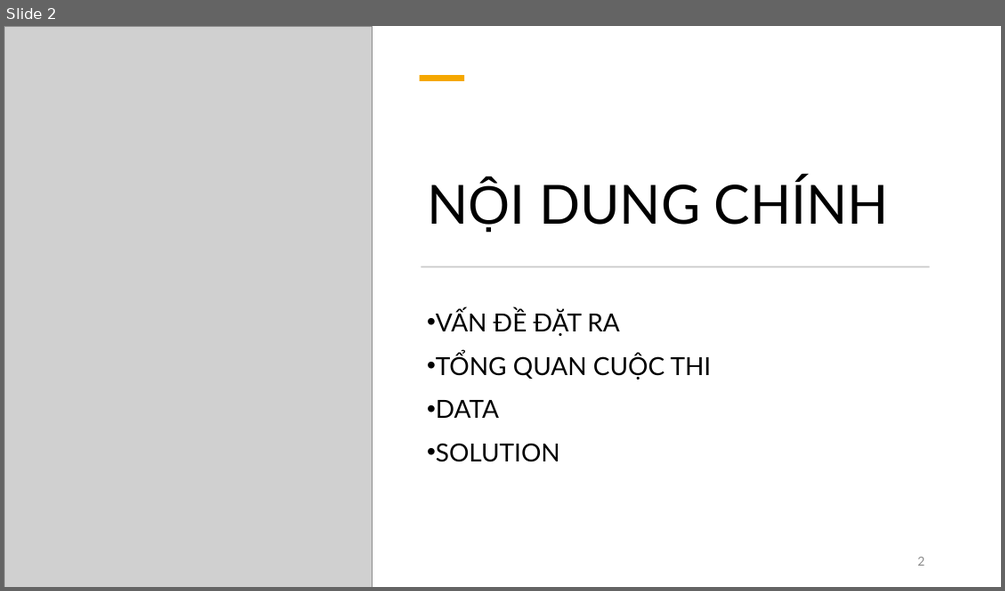
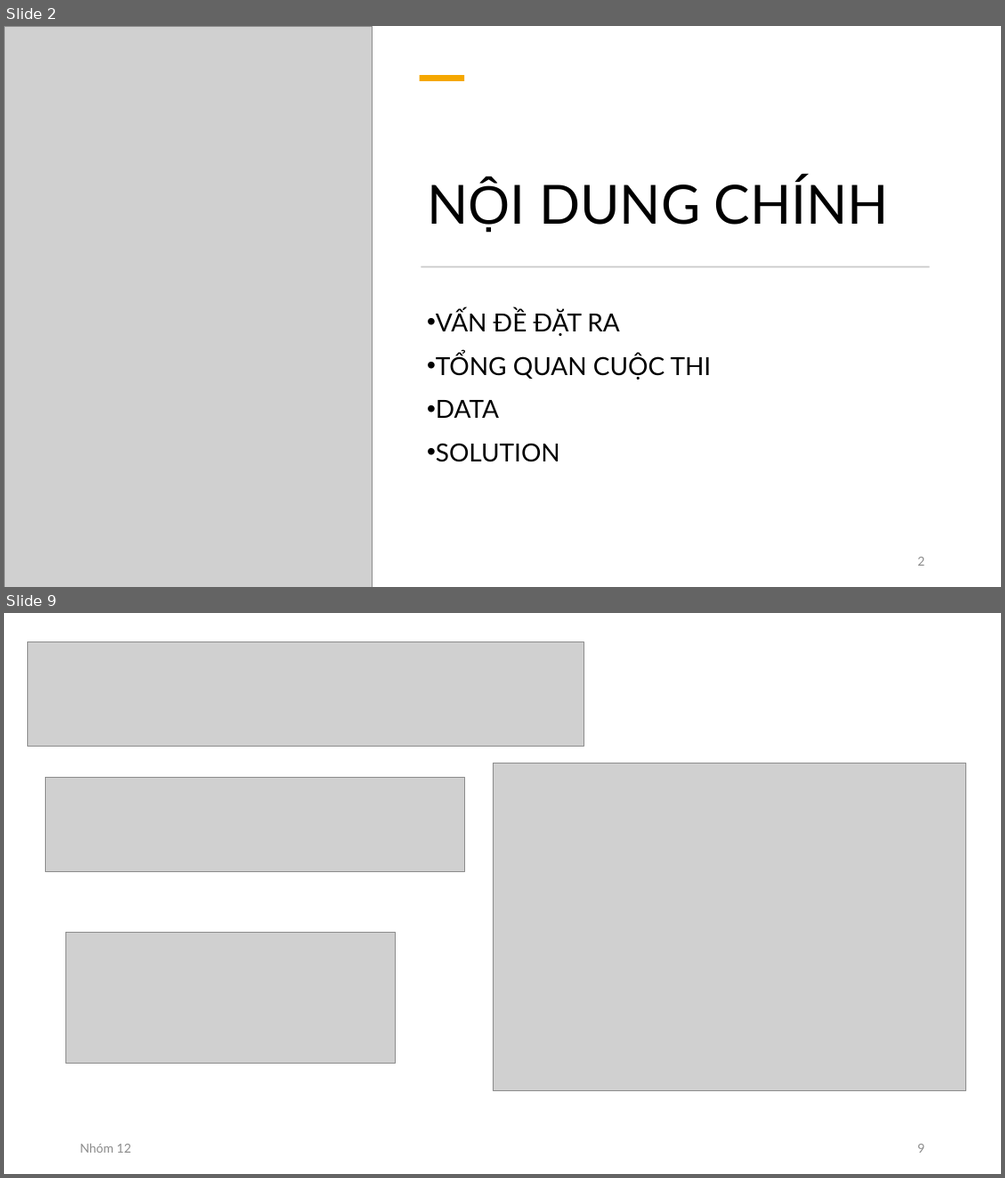
Before and after one commit to pdthuc/Project-Applied_Data_Science, a slide deck: Presentation/GIỚI THIỆU ĐỀ TÀI.pptx. Shown one above the other, each under a label of ours: slide 2 before the commit, slides 2 and 9 after it; the slides between them are not shown. The pictures are 1005x591 and 1005x1178 pixels, drawn with LibreOffice and Linux fonts; fonts in the diff are those of the drawing; grey boxes stand for pictures. Boxes give left, top, right and bottom in pixels: in the first picture for what was removed or moved away, otherwise in the second. Text is boxed around its words. In the diff, an @@ line names an element or a change of style, - is before the commit and + after.

```diff
--- a/Presentation/GIỚI THIỆU ĐỀ TÀI.pptx
+++ b/Presentation/GIỚI THIỆU ĐỀ TÀI.pptx
@@ slide 9 added at <box>4,613,1001,1174</box>, background #FFFFFF @@
@@ picture added at <box>28,642,584,747</box> @@
@@ picture added at <box>493,763,966,1091</box> @@
@@ picture added at <box>46,777,465,872</box> @@
@@ picture added at <box>65,933,395,1062</box> @@
@@ text added at <box>80,1143,131,1152</box>, 12 pt, text #8C8C8C @@
+Nhóm 12
@@ page number added at <box>917,1143,924,1152</box>, 12 pt, text #8C8C8C @@
+9
```
Also in this commit, not shown: 12 slides changed, 5 other slides added, 6 slides removed.
